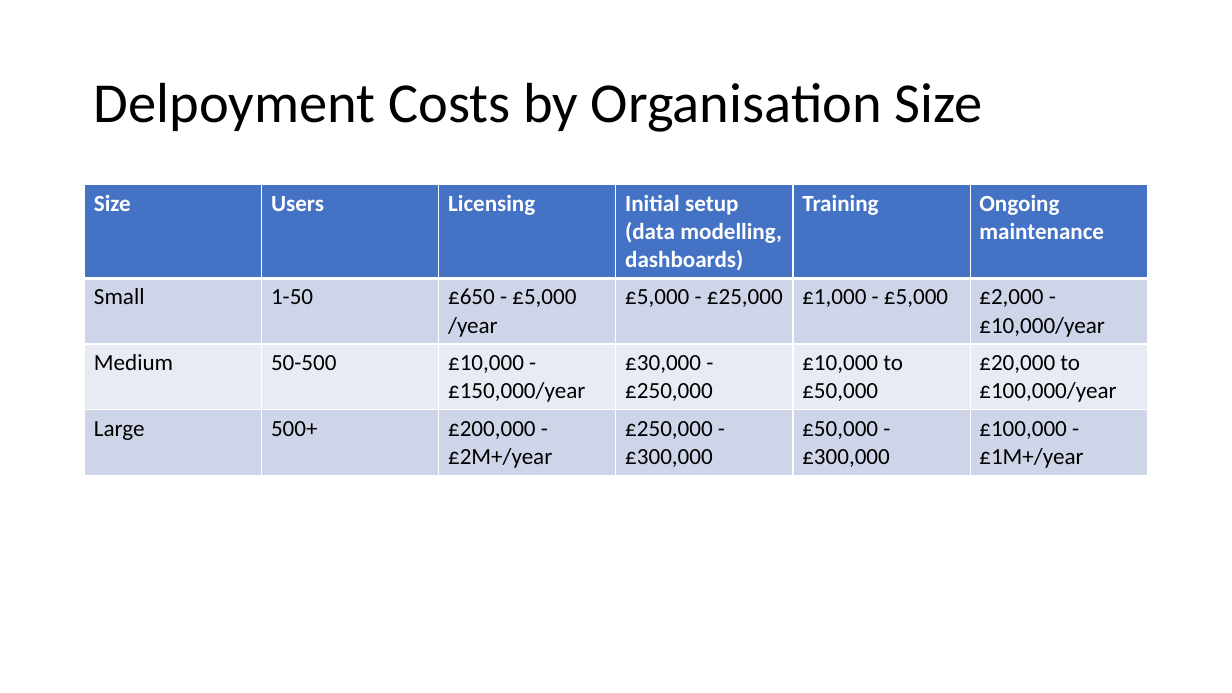
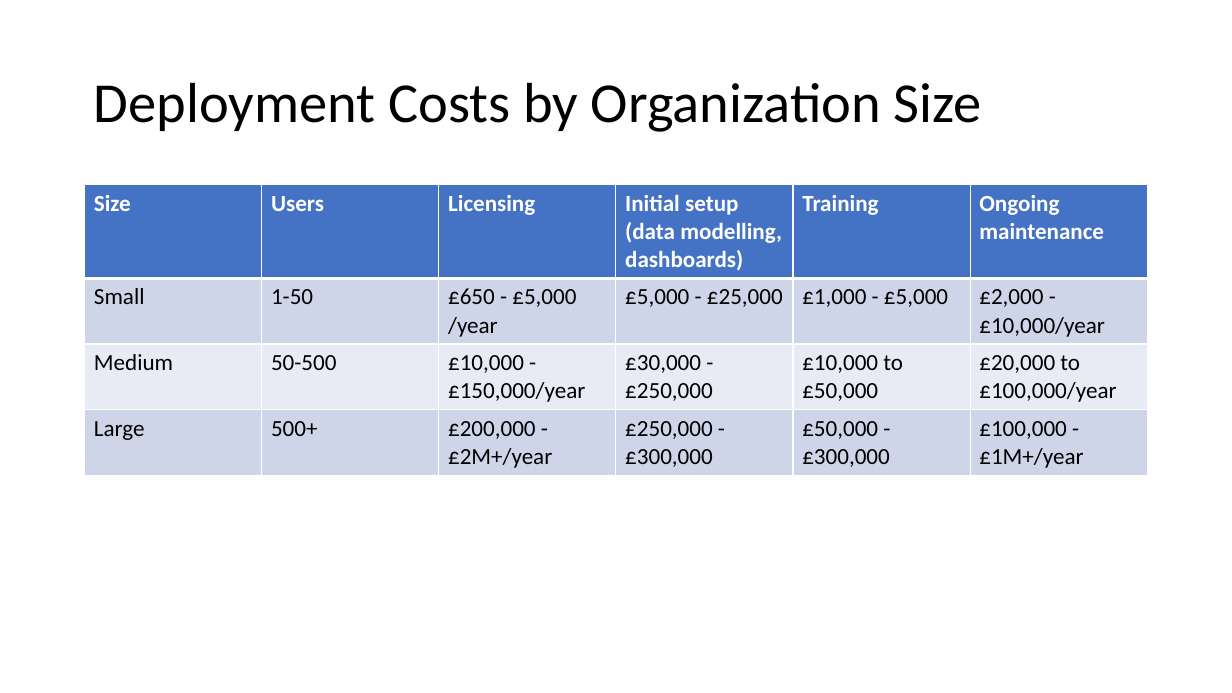
Before and after one commit to paulrot26/Module4, a slide deck: slide 6 of PowerBI.pptx (slide 5 before the commit). Drawn at 1232x693 pixels with LibreOffice and Linux fonts; fonts in the diff are those of the drawing. Boxes give left, top, right and bottom in pixels: in the first picture for what was removed or moved away, otherwise in the second. Text is boxed around its words. In the diff, an @@ line names an element or a change of style, - is before the commit and + after.

```diff
--- a/PowerBI.pptx
+++ b/PowerBI.pptx
@@ title at [94, 82, 982, 132]: text changed @@
-Delpoyment Costs by Organisation Size
+Deployment Costs by Organization Size
```
Also in this commit, not shown: 4 other slides changed, 2 slides added.
